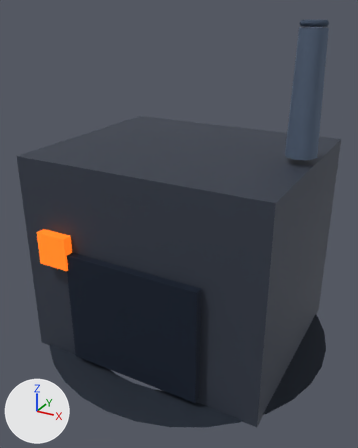
What one commit did to the glTF model assets/models/locations/workshop.glb.
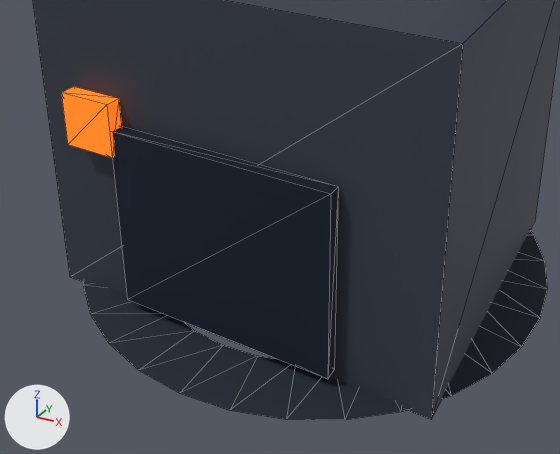
Each version appears first whole from a camera (50 mm lens) standing at (3.39, -6.46, 5.14) and looking at (-0.01, -0.28, 2.05), and next in a close-up on the part from 0% to 93% of the width and 40% to 100% of the height. Arrows for +X, +Y and +Z are at lower left; the lights stay in place. The first two pictures are the older version. The close-ups show mesh edges as thin lines. Where no turn or scale is listed for an object, it has been applied to the vertices.

Script lines for the objects in view, before the commit:
```python
mat_material_6 = principled_material('Material_6')
mat_material_6.base_color = (0.127, 0.175, 0.258)  # blue #64748b
mat_material_6.metallic = 0.5
mat_material_6.roughness = 0.78
mat_material_7 = principled_material('Material_7')
mat_material_7.base_color = (0.127, 0.175, 0.258)  # blue #64748b
mat_material_7.metallic = 0.5
mat_material_7.roughness = 0.78
me_mesh_0 = bpy.data.meshes.new('Mesh_0')
me_mesh_0.from_pydata(...)  # 66 vertices, 64 faces; spans x -2.36..2.36, y -2.36..2.36, z 0.0
me_mesh_0.materials.append(mat_material_0)  # dark blue #1f2937
me_mesh_1 = bpy.data.meshes.new('Mesh_1')
me_mesh_1.from_pydata(...)  # a box spanning x -1.9..1.9, y -1.6..1.6, z -1.6..1.6
me_mesh_1.materials.append(mat_material_1)  # greyish blue #3f4654
me_mesh_5 = bpy.data.meshes.new('Mesh_5')
me_mesh_5.from_pydata(...)  # a box spanning x -0.25..0.25, y -0.075..0.075, z -0.25..0.25
me_mesh_5.materials.append(mat_material_5)  # orange #f97316, glowing orange #f97316
ob_mesh_0 = bpy.data.objects.new('Mesh_0', me_mesh_0)
ob_mesh_0.location = (0.0, 0.0, 0.03)
ob_mesh_1 = bpy.data.objects.new('Mesh_1', me_mesh_1)
ob_mesh_1.location = (0.0, 0.0, 1.6)
ob_mesh_5 = bpy.data.objects.new('Mesh_5', me_mesh_5)
ob_mesh_5.location = (-1.27, -1.7, 1.92)
# also in view: 'Mesh_2' at (0.0, -1.68, 1.02)
```
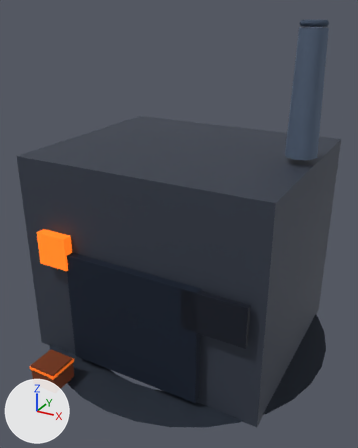
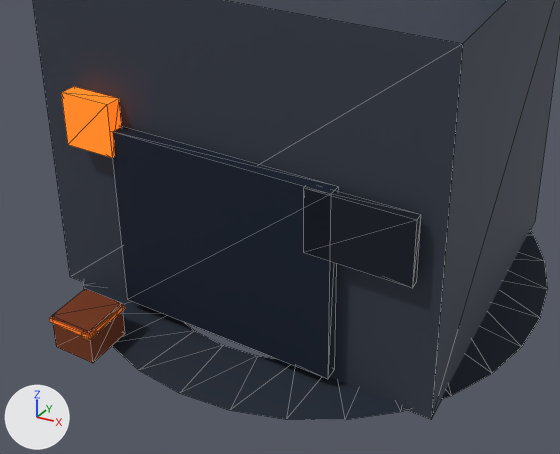
Edits to the bpy script that builds the scene:
```text
Change mat_material_6:
    mat_material_6.base_color: (0.127, 0.175, 0.258) -> (0.00561, 0.00913, 0.0203)  # blue #64748b -> black #111827
    mat_material_6.metallic: 0.5 -> 0.25
    mat_material_6.roughness: 0.78 -> 0.7
Change mat_material_7:
    mat_material_7.base_color: (0.127, 0.175, 0.258) -> (0.188, 0.0356, 0.00478)  # blue #64748b -> brown #78350f
    mat_material_7.metallic: 0.5 -> 0.12
    mat_material_7.roughness: 0.78 -> 0.82
Add mat_material_9:
    mat_material_9 = principled_material('Material_9')
    mat_material_9.base_color = (0.947, 0.171, 0.00802)  # orange #f97316
    mat_material_9.metallic = 0.12
    mat_material_9.roughness = 0.78
    mat_material_9.emission_color = (0.947, 0.171, 0.00802)  # orange #f97316
    mat_material_9.emission_strength = 0.35
Add mat_material_8:
    mat_material_8 = principled_material('Material_8')
    mat_material_8.base_color = (0.947, 0.171, 0.00802)  # orange #f97316
    mat_material_8.metallic = 0.12
    mat_material_8.roughness = 0.78
    mat_material_8.emission_color = (0.947, 0.171, 0.00802)  # orange #f97316
    mat_material_8.emission_strength = 0.35
Add me_mesh_9:
    me_mesh_9.from_pydata(...)  # a box spanning x -0.04..0.04, y -0.23..0.23, z -0.02..0.02
    me_mesh_9.materials.append(mat_material_9)  # orange #f97316, glowing orange #f97316
Add me_mesh_8:
    me_mesh_8.from_pydata(...)  # a box spanning x -0.23..0.23, y -0.04..0.04, z -0.02..0.02
    me_mesh_8.materials.append(mat_material_8)  # orange #f97316, glowing orange #f97316
Add me_mesh_7_1:
    me_mesh_7_1.from_pydata(...)  # a box spanning x -0.21..0.21, y -0.21..0.21, z -0.17..0.17
    me_mesh_7_1.materials.append(mat_material_7)  # brown #78350f
Add me_mesh_6_1:
    me_mesh_6_1.from_pydata(...)  # a box spanning x -0.45..0.45, y -0.04..0.04, z -0.29..0.29
    me_mesh_6_1.materials.append(mat_material_6)  # black #111827
Add ob_workshop_server_parts_crate_band_z:
    ob_workshop_server_parts_crate_band_z = bpy.data.objects.new('workshop_server_parts_crate_band_z', me_mesh_9)
    ob_workshop_server_parts_crate_band_z.location = (-0.87, -2.24, 0.34)
Add ob_workshop_server_parts_crate_band_x:
    ob_workshop_server_parts_crate_band_x = bpy.data.objects.new('workshop_server_parts_crate_band_x', me_mesh_8)
    ob_workshop_server_parts_crate_band_x.location = (-1.05, -2.42, 0.34)
Add ob_workshop_server_parts_crate_body:
    ob_workshop_server_parts_crate_body = bpy.data.objects.new('workshop_server_parts_crate_body', me_mesh_7_1)
    ob_workshop_server_parts_crate_body.location = (-1.05, -2.24, 0.22)
Add ob_workshop_tool_wall:
    ob_workshop_tool_wall = bpy.data.objects.new('workshop_tool_wall', me_mesh_6_1)
    ob_workshop_tool_wall.location = (1.27, -1.7, 1.6)
```

Location of each change, (x1, y1, x2, y2) in pixels of the close-ups (560 x 454 px):
'workshop_tool_wall', added (black): after (303, 188, 421, 288)
'workshop_server_parts_crate_body', added (brown): after (52, 289, 125, 363)
'workshop_server_parts_crate_band_z', added: after (81, 304, 125, 340)
'workshop_server_parts_crate_band_x', added: after (49, 317, 97, 340)
